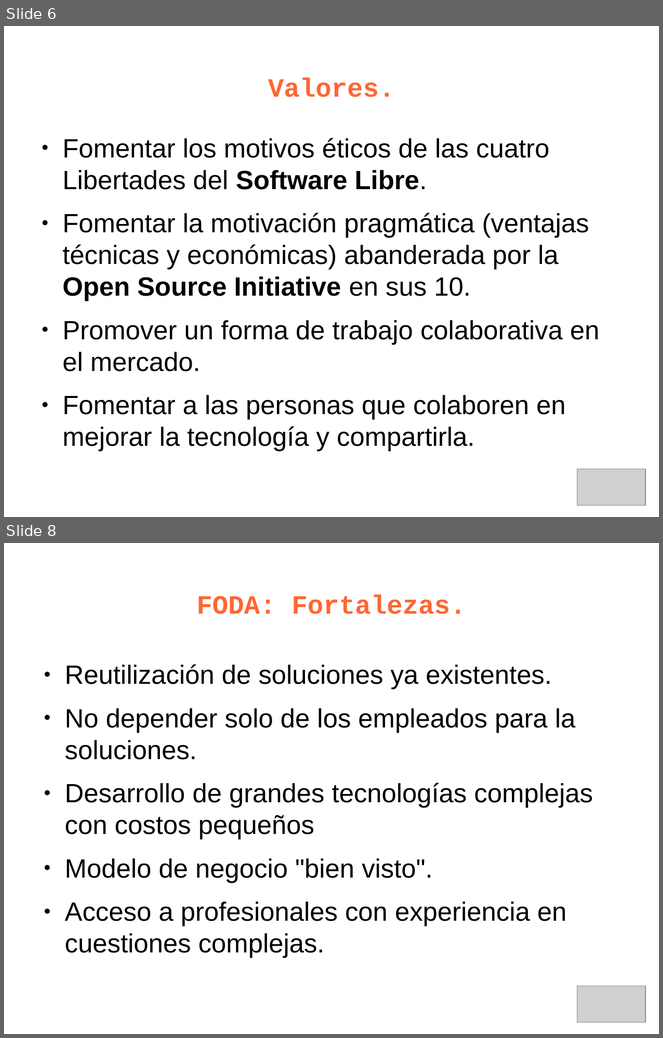
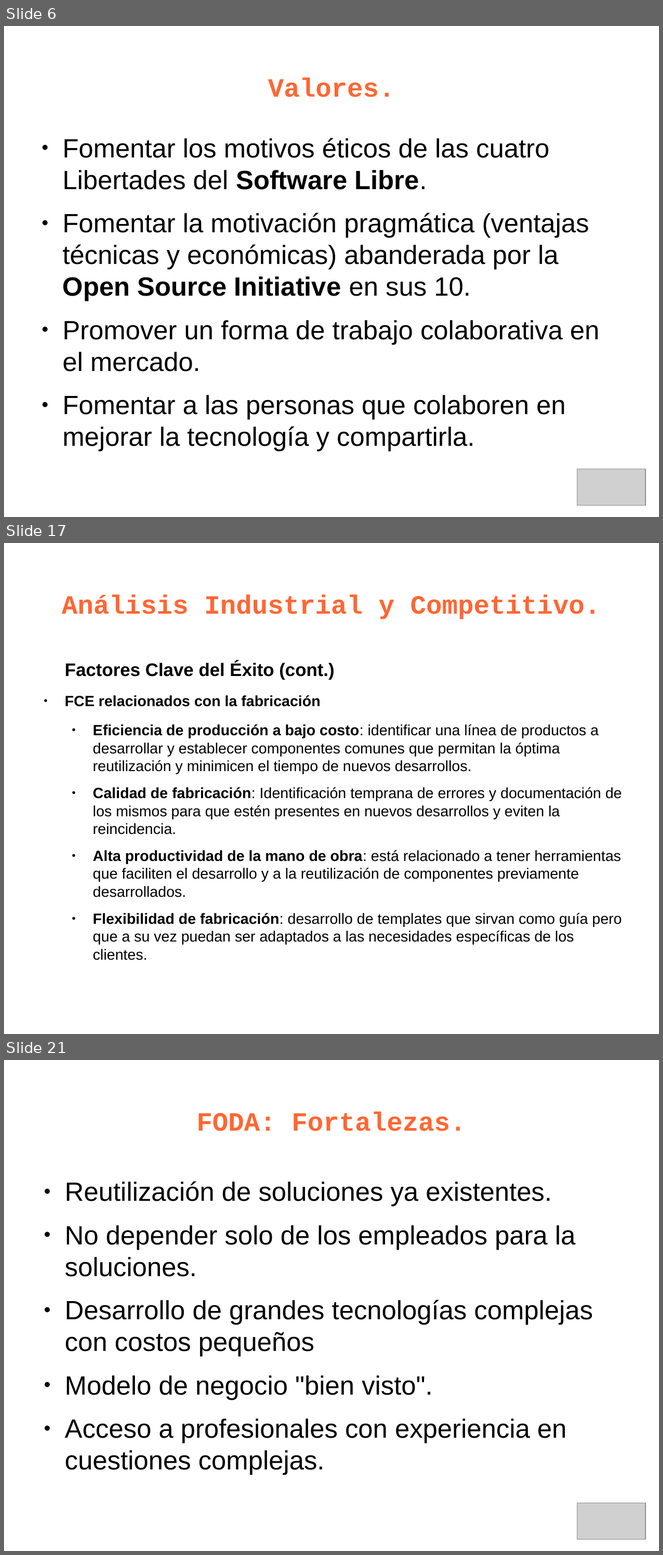
Before and after one commit to leliel12/jbc-utn, a slide deck: 5to/ger_est/kenya_p.odp. Shown one above the other, each under a label of ours: slides 6 and 8 before the commit, slides 6, 17 and 21 after it; the slides between them are not shown. The pictures are 663x1038 and 663x1555 pixels, drawn with LibreOffice and Linux fonts; fonts in the diff are those of the drawing; grey boxes stand for pictures. Boxes give left, top, right and bottom in pixels: in the first picture for what was removed or moved away, otherwise in the second. Text is boxed around its words. In the diff, an @@ line names an element or a change of style, - is before the commit and + after.

```diff
--- a/5to/ger_est/kenya_p.odp
+++ b/5to/ger_est/kenya_p.odp
@@ slide 17 added at (4, 543, 659, 1034), background #FFFFFF @@
@@ title added at (62, 595, 601, 619), 32 pt, text #FF6633, bold @@
+Análisis Industrial y Competitivo.
@@ text added at (65, 661, 622, 961), 18 pt, text #000000 @@
+Factores Clave del Éxito (cont.)
+● FCE relacionados con la fabricación
+  ● Eficiencia de producción a bajo costo: identificar una línea de productos a desarrollar y establecer componentes comunes que permitan la óptima reutilización y minimicen el tiempo de nuevos desarrollos.
+  ● Calidad de fabricación: Identificación temprana de errores y documentación de los mismos para que estén presentes en nuevos desarrollos y eviten la reincidencia.
+  ● Alta productividad de la mano de obra: está relacionado a tener herramientas que faciliten el desarrollo y a la reutilización de componentes previamente desarrollados.
+  ● Flexibilidad de fabricación: desarrollo de templates que sirvan como guía pero que a su vez puedan ser adaptados a las necesidades específicas de los clientes.
@@ what was slide 8 is now slide 21 @@
```
Also in this commit, not shown: 2 slides changed, 16 other slides added, 1 slide removed, 1 other file.
